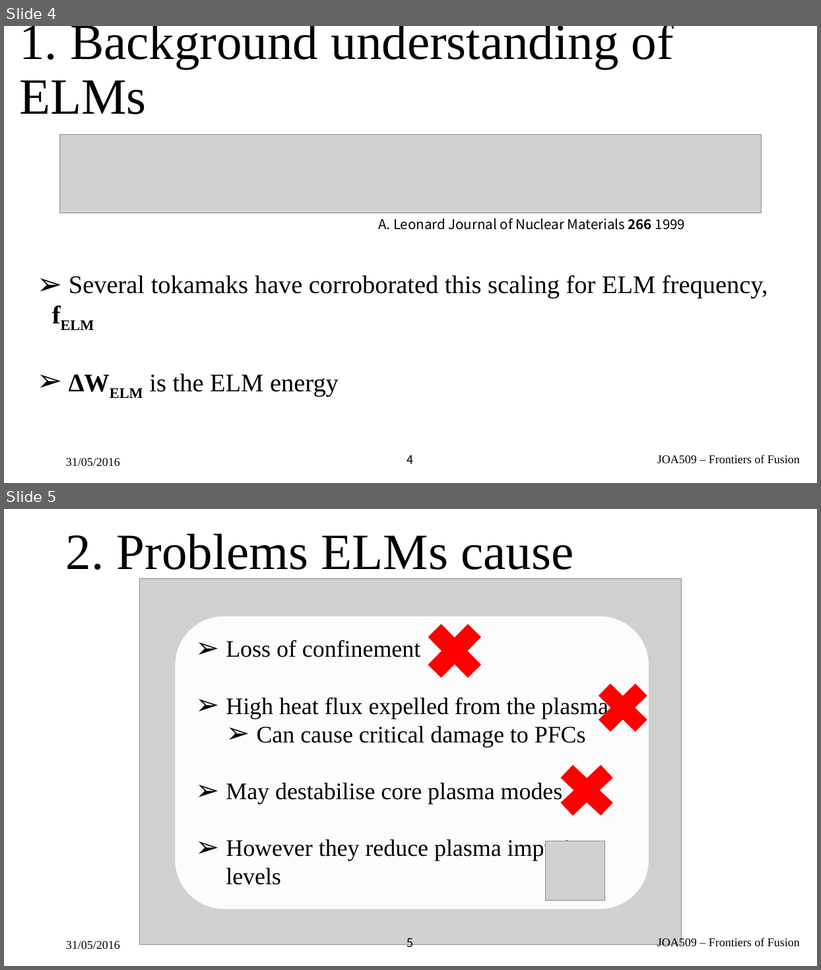
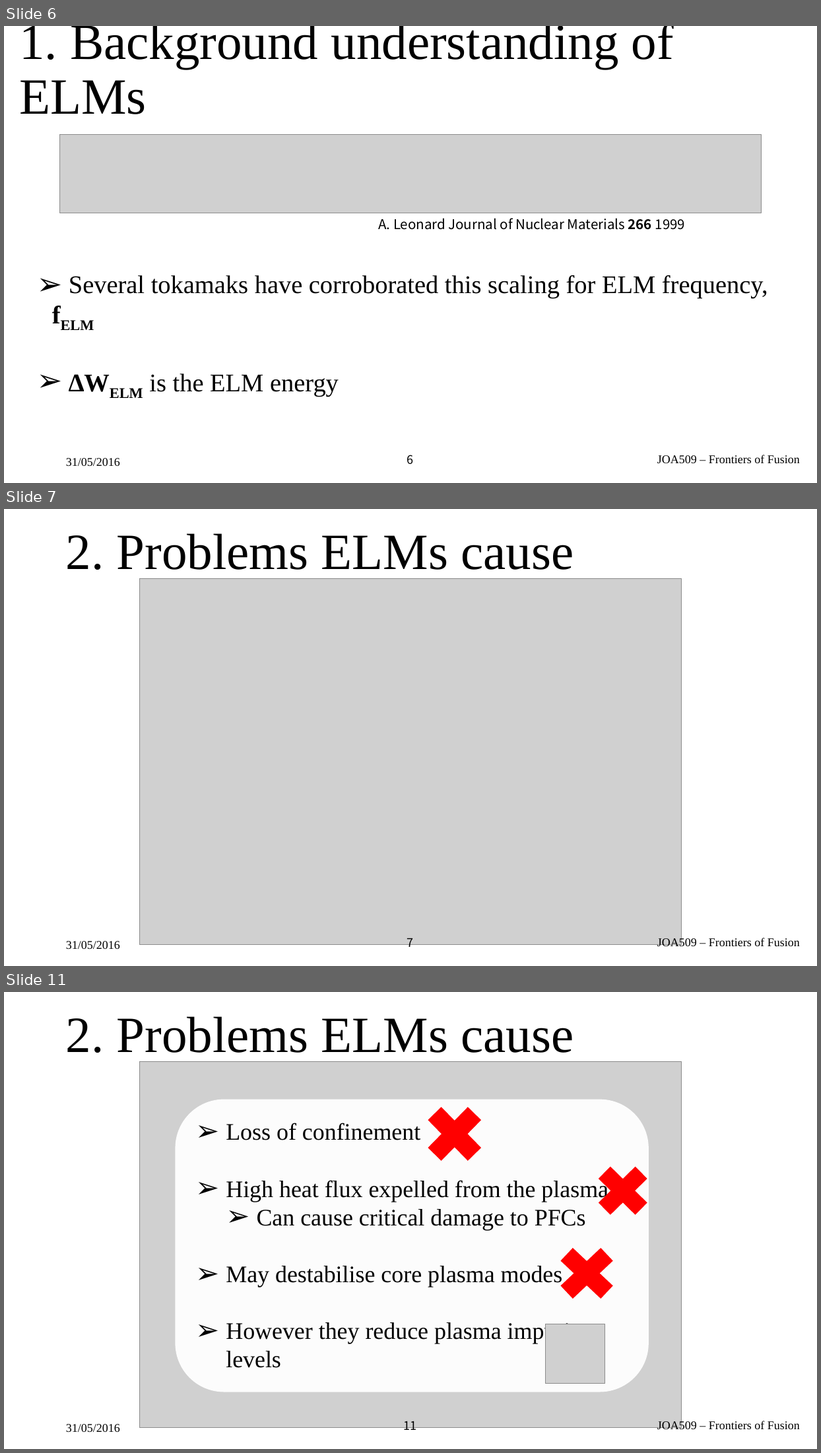
Before and after one commit to airdas/FFessay, a slide deck: Presentation/elmz_edit.pptx. Shown one above the other, each under a label of ours: slides 4 and 5 before the commit, slides 6, 7 and 11 after it; the slides between them are not shown. The pictures are 821x970 and 821x1453 pixels, drawn with LibreOffice and Linux fonts; fonts in the diff are those of the drawing; grey boxes stand for pictures; background and template pictures are left out. Boxes give left, top, right and bottom in pixels: in the first picture for what was removed or moved away, otherwise in the second. Text is boxed around its words. In the diff, an @@ line names an element or a change of style, - is before the commit and + after.

```diff
--- a/Presentation/elmz_edit.pptx
+++ b/Presentation/elmz_edit.pptx
@@ slide 7 added at [4, 509, 817, 966], background picture (left out) @@
@@ title added at [66, 533, 574, 579], 60 pt, text #000000 @@
+2. Problems ELMs cause
@@ picture added at [139, 579, 682, 946] @@
@@ text added at [66, 941, 120, 949], 14 pt, text #000000 @@
+31/05/2016
@@ page number added at [407, 939, 414, 951], 14 pt, text #000000 @@
+7
@@ text added at [657, 937, 800, 949], 14 pt, text #000000 @@
+JOA509 – Frontiers of Fusion
@@ what was slide 4 is now slide 6 @@
@@ page number at [407, 455, 414, 465]: text changed @@
-4
+6
@@ what was slide 5 is now slide 11 @@
@@ page number at [404, 1422, 417, 1434]: text changed @@
-5
+11
```
Also in this commit, not shown: 2 slides changed, 8 other slides added, 1 other file.
